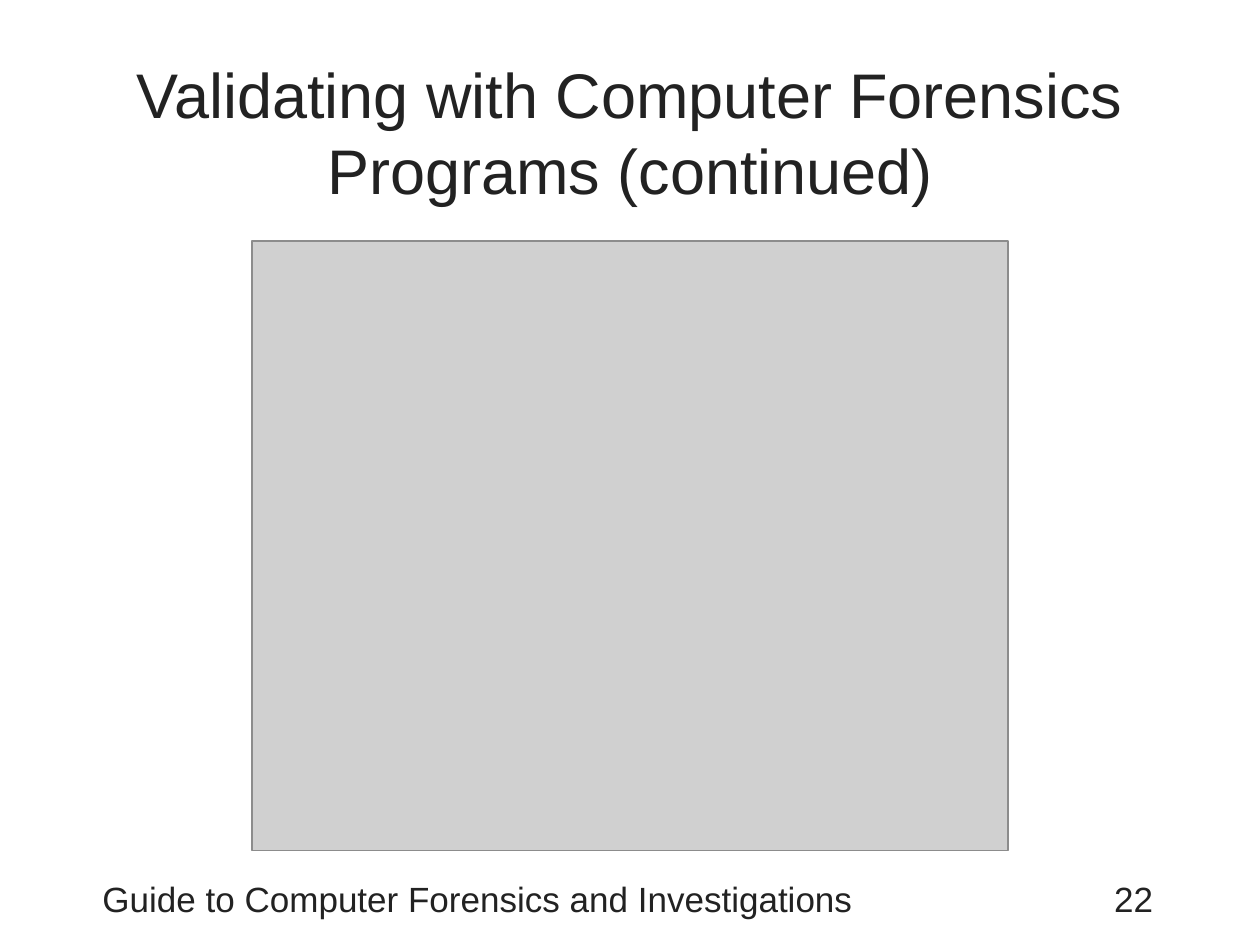
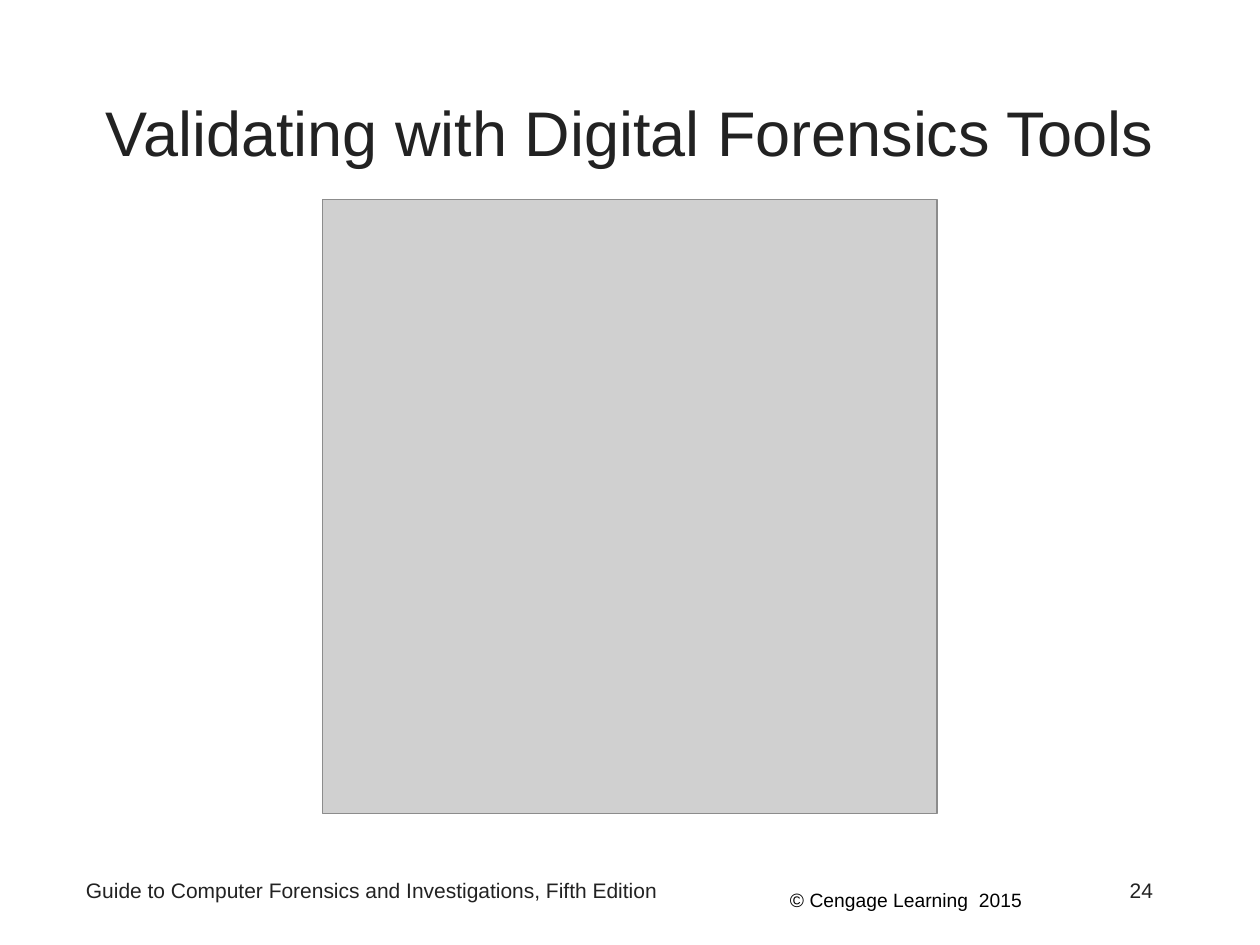
Before and after one commit to Emadalsuwat/emadalsuwat.github.io, a slide deck: slide 24 of computerforensics/Chapter9.ppt (slide 22 before the commit). Drawn at 1260x945 pixels with LibreOffice and Linux fonts; fonts in the diff are those of the drawing; grey boxes stand for pictures. Boxes give left, top, right and bottom in pixels: in the first picture for what was removed or moved away, otherwise in the second. Text is boxed around its words. In the diff, an @@ line names an element or a change of style, - is before the commit and + after.

```diff
--- a/computerforensics/Chapter9.ppt
+++ b/computerforensics/Chapter9.ppt
@@ title at (106,110,1153,167): text changed @@
-Validating with Computer Forensics Programs (continued)
+Validating with Digital Forensics Tools
@@ picture: place and size @@
-picture at (252,241,1008,850)
+picture at (323,199,936,813)
@@ text at (86,882,657,903): text changed; size 20 to 12 pt @@
-Guide to Computer Forensics and Investigations
+Guide to Computer Forensics and Investigations, Fifth Edition
@@ text added at (810,893,1022,911), 11 pt, text #000000 @@
+© Cengage Learning 2015
@@ page number removed at (1114,887,1153,912) @@
-22
@@ page number added at (1130,883,1153,898), 12 pt, text #222222 @@
+24
```
Also in this commit, not shown: 20 other slides changed, 26 slides added, 34 slides removed, 7 other files.
